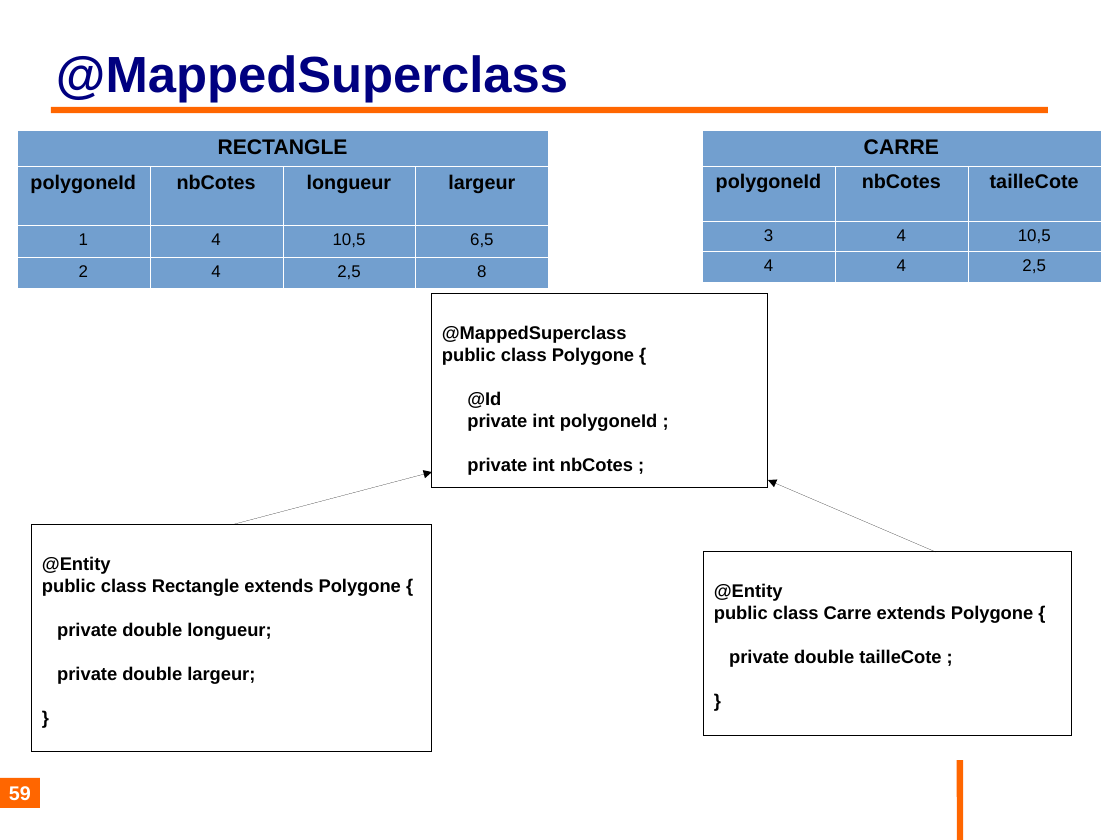
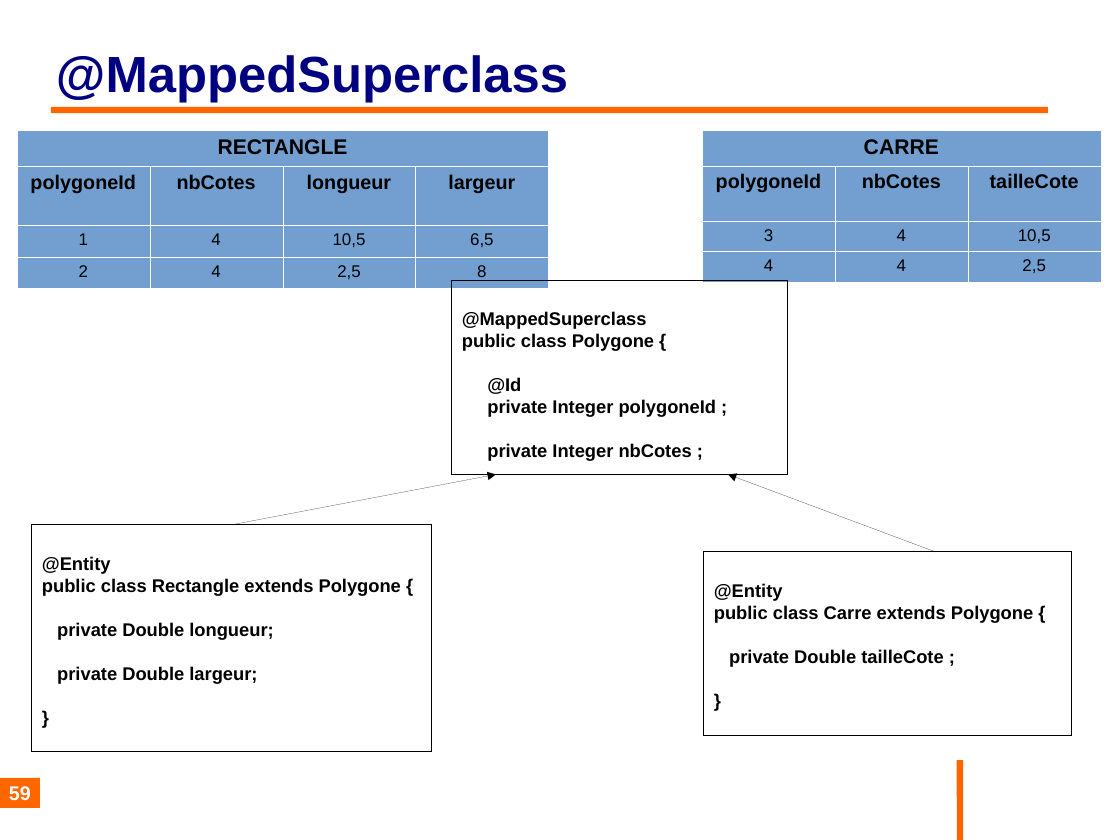
Before and after one commit to philphils/formation-hibernate-basique, a slide deck: slide 59 of Documentation/diapo_formation_hibernate.odp. Drawn at 1120x840 pixels with LibreOffice and Linux fonts; fonts in the diff are those of the drawing; background and template pictures are left out. Boxes give left, top, right and bottom in pixels: in the first picture for what was removed or moved away, otherwise in the second. Text is boxed around its words. In the diff, an @@ line names an element or a change of style, - is before the commit and + after.

Commit message:
Modif int en Integer 2

```diff
--- a/Documentation/diapo_formation_hibernate.odp
+++ b/Documentation/diapo_formation_hibernate.odp
@@ rectangle "@MappedSuperclass": place and size @@
-rectangle "@MappedSuperclass" at box(432, 294, 768, 488)
+rectangle "@MappedSuperclass" at box(452, 281, 789, 475)
@@ text in rectangle at box(487, 399, 717, 461): text changed @@
-private int polygoneId ;
-private int nbCotes ;
+private Integer polygoneId ;
+private Integer nbCotes ;
@@ arrow moved from (232, 524) - (432, 473) to (232, 524) - (496, 475) @@
@@ arrow moved from (936, 552) - (768, 480) to (936, 552) - (729, 475) @@
@@ text in rectangle at box(57, 622, 273, 684): text changed @@
-private double longueur;
-private double largeur;
+private Double longueur;
+private Double largeur;
@@ text in rectangle at box(729, 649, 943, 667): text changed @@
-private double tailleCote ;
+private Double tailleCote ;
```
Also in this commit, not shown: 15 other slides changed.
